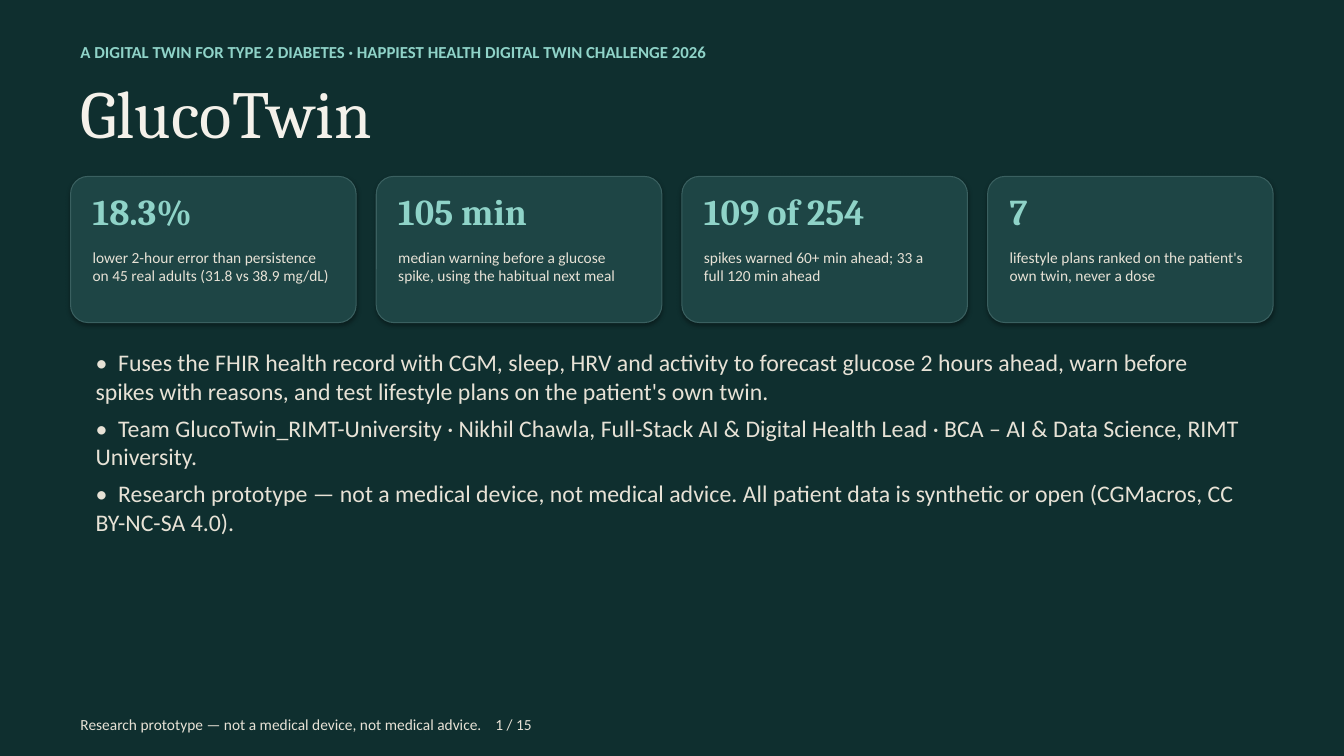
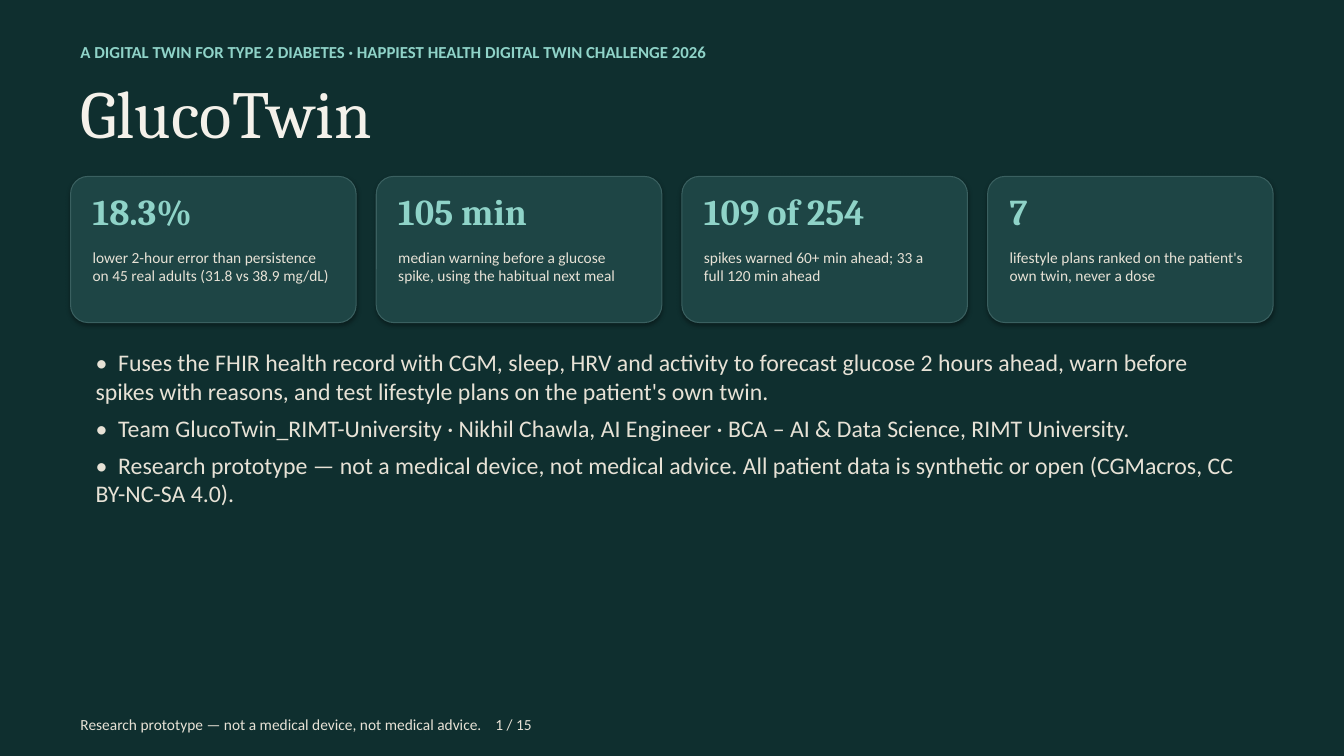
Before and after one commit to 1nikhilchawla/Plague_Doctors_RIMT_UNIVERSITY, a slide deck: slide 1 of docs/presentation/GlucoTwin_Presentation.pptx. Drawn at 1344x756 pixels with LibreOffice and Linux fonts; fonts in the diff are those of the drawing. Boxes give left, top, right and bottom in pixels: in the first picture for what was removed or moved away, otherwise in the second. Text is boxed around its words. In the diff, an @@ line names an element or a change of style, - is before the commit and + after.

Commit message:
Update team role and faculty mentor

```diff
--- a/docs/presentation/GlucoTwin_Presentation.pptx
+++ b/docs/presentation/GlucoTwin_Presentation.pptx
@@ text at bbox=[118, 420, 1130, 441]: text changed @@
-• Team GlucoTwin_RIMT-University · Nikhil Chawla, Full-Stack AI & Digital Health Lead · BCA – AI & Data Science, RIMT University.
+• Team GlucoTwin_RIMT-University · Nikhil Chawla, AI Engineer · BCA – AI & Data Science, RIMT University.
```
Also in this commit, not shown: 1 other slide changed, 6 other files.
